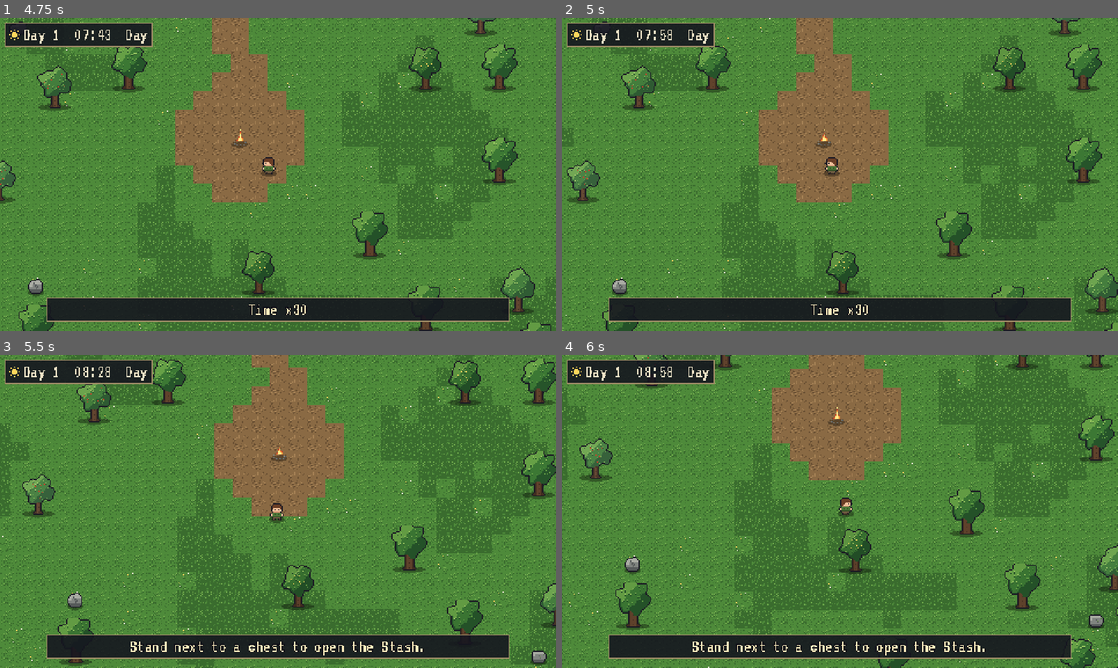
Above: before the commit, frames 1-4 (two rows, left to right).
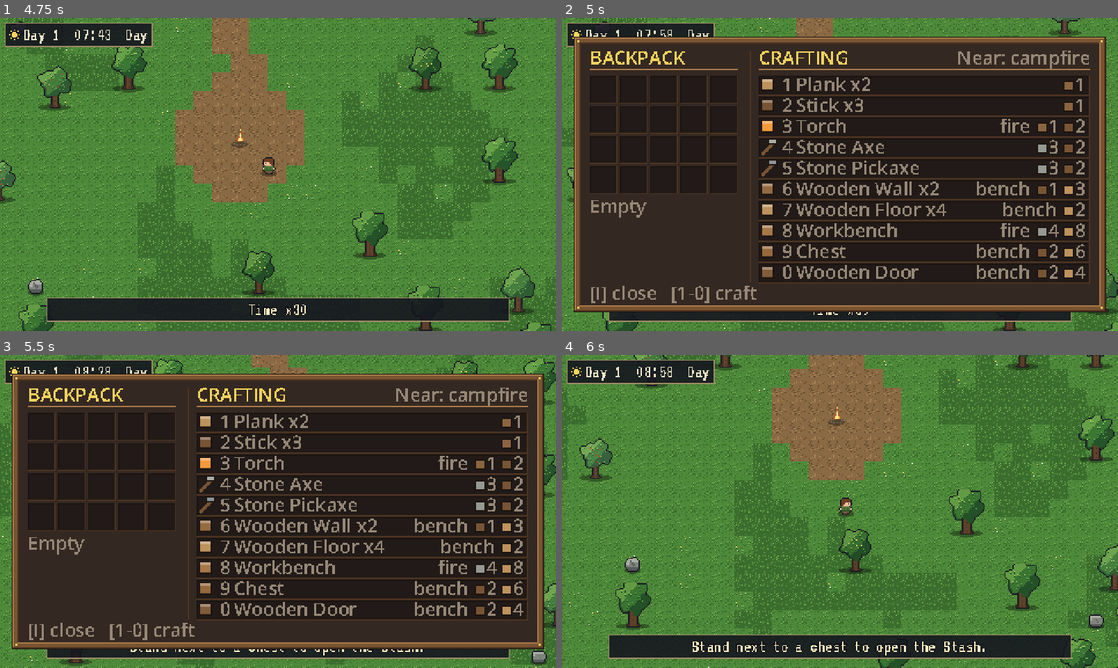
Above: after the commit, the same moments.

Repository: GillesBodart/laby
Game: Godot game, scene res://scenes/world/world.tscn
The game is run twice, just before and just after one commit, with the same random seed, the same clock (stepped at 60 frames per second) and the same inputs.
Inputs (mouse positions are in pixels of both pictures, inside the frame that each line leads up to):
- Up to frame 1 (4.75 s): tap Enter at 0.5 s; move the mouse to (400, 158) at 0.52 s; hold D (move_right) 0.53-1.28 s; hold Q (build_next) 0.53-1.28 s; click (400, 158) at 0.67 s; move the mouse to (166, 190) at 1.27 s; hold S (move_down) 1.28-2.03 s; tap F (build_place) at 1.35 s; move the mouse to (333, 105) at 2.02 s; hold D (move_right) 2.03-2.78 s; hold X (build_remove) 2.03-2.78 s; move the mouse to (250, 237) at 2.77 s; hold W (move_up) 2.78-3.53 s; tap B (build_toggle) at 2.85 s; click (250, 237) at 2.92 s; move the mouse to (444, 221) at 3.52 s; hold E (interact) 3.53-4.28 s; hold A (move_left) from 3.53 s (still down); tap F3 (debug_fast_time) at 4.15 s; move the mouse to (111, 127) at 4.27 s; tap Shift (run) at 4.35 s
- Up to frame 2 (5 s): keep holding A (move_left); tap I (inventory, bound only after the commit) at 4.9 s
- Up to frame 3 (5.5 s): move the mouse to (305, 511) at 5.02 s; release A (move_left) at 5.03 s; hold S (move_down) from 5.03 s (still down); hold G (stash) from 5.03 s (still down); click (305, 511) at 5.17 s
- Up to frame 4 (6 s): tap Escape at 5.65 s; move the mouse to (756, 433) at 5.77 s; release S (move_down) at 5.78 s; release G (stash) at 5.78 s; hold D (move_right) from 5.78 s (still down); tap 1 at 5.85 s

Frame 1 is identical in both runs. In frame 2, 83% of the frame differs, in the area x 2-98%, y 6-94%; in frame 3, 83%; in frame 4, nothing differs.

Commit message:
Backpack: pixel-RPG grid + crafting screen, bound to I; run scripts; debug --give/--panel
Co-authored-by: Copilot <223556219+Copilot@users.noreply.github.com>

Diff:
--- a/autoload/debug_tools.gd
+++ b/autoload/debug_tools.gd
@@ -28,8 +28,25 @@
 		TimeSystem.set_time_of_day.call_deferred(int(hm[0]) * 60 + (int(hm[1]) if hm.size() > 1 else 0))
 	if _args.has("at"):
 		_teleport_local_player.call_deferred(_args.at)
+	if _args.has("give"):
+		_give.call_deferred()
 	if _args.has("screenshot"):
 		_capture.call_deferred(_args.screenshot, int(_args.get("screenshot-frames", "30")))
+
+
+## --give: fills the backpack with sample items; with --panel also opens it.
+func _give() -> void:
+	await get_tree().create_timer(0.3).timeout
+	var p: Player = GameState.players.get(GameState.local_peer_id())
+	if p == null:
+		return
+	for id in ["wood", "stone", "plank", "stick", "stone_axe", "workbench"]:
+		p.inventory.add(id, 1 if ItemCatalog.tool_of(id) != "" else 7)
+	if _args.has("panel"):
+		var ev := InputEventAction.new()
+		ev.action = "inventory"
+		ev.pressed = true
+		Input.parse_input_event(ev)
 
 
 func _teleport_local_player(cell_text: String) -> void:
--- a/project.godot
+++ b/project.godot
@@ -80,7 +80,7 @@
 }
 inventory={
 "deadzone": 0.2,
-"events": [Object(InputEventKey,"device":-1,"physical_keycode":4194306)]
+"events": [Object(InputEventKey,"device":-1,"physical_keycode":73)]
 }
 build_toggle={
 "deadzone": 0.2,
--- a/scripts/ui/crafting_panel.gd
+++ b/scripts/ui/crafting_panel.gd
@@ -1,28 +1,47 @@
 extends PanelContainer
-## Inventory + crafting panel (Tab). Press 1-0 to craft the listed recipe.
+## Backpack + crafting screen (I). Pixel-RPG layout: item grid on the left,
+## recipe list on the right. Press 1-0 to craft the listed recipe.
 
 const KEYS := [KEY_1, KEY_2, KEY_3, KEY_4, KEY_5, KEY_6, KEY_7, KEY_8, KEY_9, KEY_0]
+const COLS := 5
+const SLOT := 24
+const GAP := 2
+const SIZE := Vector2(460, 238)
 
-var _label := Label.new()
+const INK := Color8(27, 20, 16)
+const FRAME := Color8(122, 84, 50)
+const FRAME_LIGHT := Color8(166, 120, 72)
+const FRAME_DARK := Color8(78, 52, 32)
+const PARCHMENT := Color8(52, 40, 34)
+const SLOT_BG := Color8(33, 26, 24)
+const TEXT := Color8(238, 226, 196)
+const DIM := Color8(150, 136, 118)
+const GOLD := Color8(242, 210, 92)
+const OK := Color8(140, 210, 100)
+
+var _font: Font
 
 
 func _ready() -> void:
+	add_to_group("ui_panels")
 	visible = false
-	add_to_group("ui_panels")
-	var style := StyleBoxFlat.new()
-	style.bg_color = Color(0.08, 0.08, 0.12, 0.94)
-	style.set_border_width_all(1)
-	style.border_color = Color(0.62, 0.55, 0.4)
-	style.set_content_margin_all(5)
-	add_theme_stylebox_override("panel", style)
-	_label.add_theme_font_size_override("font_size", 16)
-	_label.add_theme_color_override("font_color", Color(0.93, 0.89, 0.78))
-	add_child(_label)
-	position = Vector2(150, 12)
+	add_theme_stylebox_override("panel", StyleBoxEmpty.new())
+	custom_minimum_size = SIZE
+	size = SIZE
+	position = ((Vector2(480, 270) - SIZE) / 2.0).floor()
+	_font = ThemeDB.fallback_font
+	var inv := _inventory()
+	if inv:
+		inv.changed.connect(queue_redraw)
 
 
 func _player() -> Player:
 	return GameState.players.get(GameState.local_peer_id())
+
+
+func _inventory() -> Inventory:
+	var p := _player()
+	return p.inventory if p else null
 
 
 func _unhandled_input(event: InputEvent) -> void:
@@ -31,9 +50,12 @@
 			if p != self:
 				p.visible = false
 		visible = not visible
-		_refresh()
+		queue_redraw()
 		get_viewport().set_input_as_handled()
 	elif visible and event is InputEventKey and event.pressed and not event.echo:
+		if event.physical_keycode == KEY_ESCAPE:
+			visible = false
+			return
 		var idx := KEYS.find(event.physical_keycode)
 		if idx >= 0 and idx < ItemCatalog.RECIPES.size():
 			craft(idx)
@@ -47,36 +69,121 @@
 	var ok := Crafting.craft(player.inventory, recipe, player.nearby_stations())
 	var item := ItemCatalog.item_name(recipe.id)
 	EventBus.notify.emit(("Crafted %s" % item) if ok else ("Cannot craft %s" % item))
-	_refresh()
+	queue_redraw()
 	return ok
 
 
-func _refresh() -> void:
+# ------------------------------------------------------------- drawing
+
+func _text(pos: Vector2, s: String, col: Color, fsize := 16) -> void:
+	draw_string(_font, pos, s, HORIZONTAL_ALIGNMENT_LEFT, -1, fsize, col)
+
+
+func _bevel_box(r: Rect2, fill: Color, light: Color, dark: Color) -> void:
+	draw_rect(r, fill)
+	draw_rect(Rect2(r.position, Vector2(r.size.x, 1)), light)
+	draw_rect(Rect2(r.position, Vector2(1, r.size.y)), light)
+	draw_rect(Rect2(r.position + Vector2(0, r.size.y - 1), Vector2(r.size.x, 1)), dark)
+	draw_rect(Rect2(r.position + Vector2(r.size.x - 1, 0), Vector2(1, r.size.y)), dark)
+
+
+func _draw_item_icon(r: Rect2, id: String) -> void:
+	var col: Color = ItemCatalog.ITEMS[id].color
+	var c := r.get_center().floor()
+	var h := 5
+	if ItemCatalog.tool_of(id) != "":
+		# Tool: handle plus head.
+		draw_line(c + Vector2(-5, 6), c + Vector2(5, -4), Color8(120, 84, 52), 2.0)
+		draw_rect(Rect2(c + Vector2(1, -7), Vector2(7, 4)), col)
+		draw_rect(Rect2(c + Vector2(1, -7), Vector2(7, 4)), INK, false)
+		return
+	draw_rect(Rect2(c - Vector2(h, h), Vector2(h * 2, h * 2)), col)
+	draw_rect(Rect2(c - Vector2(h, h), Vector2(h * 2, 2)), col.lightened(0.3))
+	draw_rect(Rect2(c + Vector2(-h, h - 2), Vector2(h * 2, 2)), col.darkened(0.3))
+	draw_rect(Rect2(c - Vector2(h, h), Vector2(h * 2, h * 2)), INK, false)
+
+
+func _draw() -> void:
 	var player := _player()
 	if player == null:
 		return
-	var stations := player.nearby_stations()
-	var lines: Array[String] = ["BACKPACK"]
-	var row := ""
-	var n := 0
-	for s in player.inventory.slots:
+	# Frame.
+	draw_rect(Rect2(Vector2.ZERO, SIZE), INK)
+	_bevel_box(Rect2(Vector2(1, 1), SIZE - Vector2(2, 2)), FRAME, FRAME_LIGHT, FRAME_DARK)
+	_bevel_box(Rect2(Vector2(5, 5), SIZE - Vector2(10, 10)), PARCHMENT, FRAME_DARK, FRAME_LIGHT)
+	# Corner studs.
+	for p in [Vector2(3, 3), Vector2(SIZE.x - 5, 3), Vector2(3, SIZE.y - 5), Vector2(SIZE.x - 5, SIZE.y - 5)]:
+		draw_rect(Rect2(p, Vector2(2, 2)), GOLD)
+
+	# --- Backpack (left).
+	var gx := 14.0
+	_text(Vector2(gx, 24), "BACKPACK", GOLD)
+	draw_rect(Rect2(gx, 28, COLS * (SLOT + GAP) - GAP, 1), FRAME_LIGHT)
+	var inv := player.inventory
+	var hover_name := ""
+	for i in inv.slots.size():
+		var col := i % COLS
+		var row := i / COLS
+		var r := Rect2(gx + col * (SLOT + GAP), 34 + row * (SLOT + GAP), SLOT, SLOT)
+		_bevel_box(r, SLOT_BG, INK, FRAME_DARK)
+		var s: Dictionary = inv.slots[i]
 		if s.is_empty():
 			continue
-		row += "%s x%d   " % [ItemCatalog.item_name(s.id), s.count]
-		n += 1
-		if n % 3 == 0:
-			lines.append(row)
-			row = ""
-	if row != "":
-		lines.append(row)
-	if n == 0:
-		lines.append("(empty)")
-	lines.append("")
-	lines.append("CRAFT  [1-0]")
+		_draw_item_icon(r, s.id)
+		if s.count > 1:
+			var t := str(s.count)
+			var w := _font.get_string_size(t, HORIZONTAL_ALIGNMENT_LEFT, -1, 16).x
+			_text(r.position + Vector2(SLOT - w - 1, SLOT - 2) + Vector2(1, 1), t, INK)
+			_text(r.position + Vector2(SLOT - w - 1, SLOT - 2), t, TEXT)
+	# Item name list under the grid.
+	var ly := 34 + ((inv.slots.size() + COLS - 1) / COLS) * (SLOT + GAP) + 14.0
+	var names: Dictionary = {}
+	for s in inv.slots:
+		if not s.is_empty():
+			names[s.id] = int(names.get(s.id, 0)) + s.count
+	if names.is_empty():
+		_text(Vector2(gx, ly), "Empty", DIM)
+	else:
+		for id in names:
+			_text(Vector2(gx, ly), "%s x%d" % [ItemCatalog.item_name(id), names[id]], TEXT)
+			ly += 13.0
+			if ly > SIZE.y - 24:
+				break
+
+	# --- Crafting (right).
+	var cx := 160.0
+	draw_rect(Rect2(cx - 8, 12, 1, SIZE.y - 38), FRAME_DARK)
+	_text(Vector2(cx, 24), "CRAFTING", GOLD)
+	var stations := player.nearby_stations()
+	var near := "Near: " + (", ".join(stations) if not stations.is_empty() else "nothing")
+	var nw := _font.get_string_size(near, HORIZONTAL_ALIGNMENT_LEFT, -1, 16).x
+	_text(Vector2(SIZE.x - 14 - nw, 24), near, DIM)
+	draw_rect(Rect2(cx, 28, SIZE.x - cx - 14, 1), FRAME_LIGHT)
 	for i in ItemCatalog.RECIPES.size():
-		var r: Dictionary = ItemCatalog.RECIPES[i]
-		var cost := ", ".join(r["in"].keys().map(func(k: String) -> String: return "%d %s" % [r["in"][k], ItemCatalog.item_name(k)]))
-		var mark := "*" if Crafting.can_craft(player.inventory, r, stations) else " "
-		var at := "" if r.station == "" else " @%s" % r.station
-		lines.append("%s%d %s (%s)%s" % [mark, (i + 1) % 10, ItemCatalog.item_name(r.id), cost, at])
-	_label.text = "\n".join(lines)
+		var rec: Dictionary = ItemCatalog.RECIPES[i]
+		var y := 34.0 + i * 18.0
+		var ok := Crafting.can_craft(inv, rec, stations)
+		var row_r := Rect2(cx, y, SIZE.x - cx - 14, 17)
+		_bevel_box(row_r, Color8(64, 50, 42) if ok else SLOT_BG, INK, FRAME_DARK)
+		_draw_item_icon(Rect2(cx + 1, y + 1, 15, 15), rec.id)
+		_text(Vector2(cx + 20, y + 13), "%d" % ((i + 1) % 10), GOLD if ok else DIM)
+		var label := ItemCatalog.item_name(rec.id)
+		if rec.out > 1:
+			label += " x%d" % rec.out
+		_text(Vector2(cx + 32, y + 13), label, TEXT if ok else DIM)
+		var cx_end := row_r.end.x - 4
+		for k in rec["in"].keys():
+			var amount := "%d" % rec["in"][k]
+			var aw := _font.get_string_size(amount, HORIZONTAL_ALIGNMENT_LEFT, -1, 16).x
+			_text(Vector2(cx_end - aw, y + 13), amount, OK if ok else DIM)
+			var ir := Rect2(cx_end - aw - 9, y + 5, 8, 8)
+			var icol: Color = ItemCatalog.ITEMS[k].color
+			draw_rect(ir, icol)
+			draw_rect(ir, INK, false)
+			cx_end -= aw + 14
+		if rec.station != "":
+			var tag := "bench" if rec.station == "workbench" else "fire"
+			var tw := _font.get_string_size(tag, HORIZONTAL_ALIGNMENT_LEFT, -1, 16).x
+			_text(Vector2(cx_end - tw - 2, y + 13), tag, GOLD if ok else DIM)
+
+	_text(Vector2(14, SIZE.y - 11), "[I] close   [1-0] craft", DIM)
Not shown, removed: main.py
Not shown, added: run_game.bat
Not shown, added: run_game.ps1
